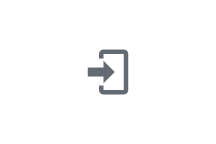
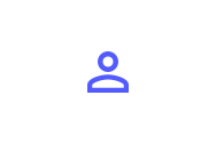
Comparing the layer stacks of the two (216, 144) images. Changes:
hid "ic_login_black_18dp.png" over [87, 49, 129, 95]
added layer "Копия ic_account_outline_black_18dp.png #1" above "Фон" over [87, 51, 129, 93]
